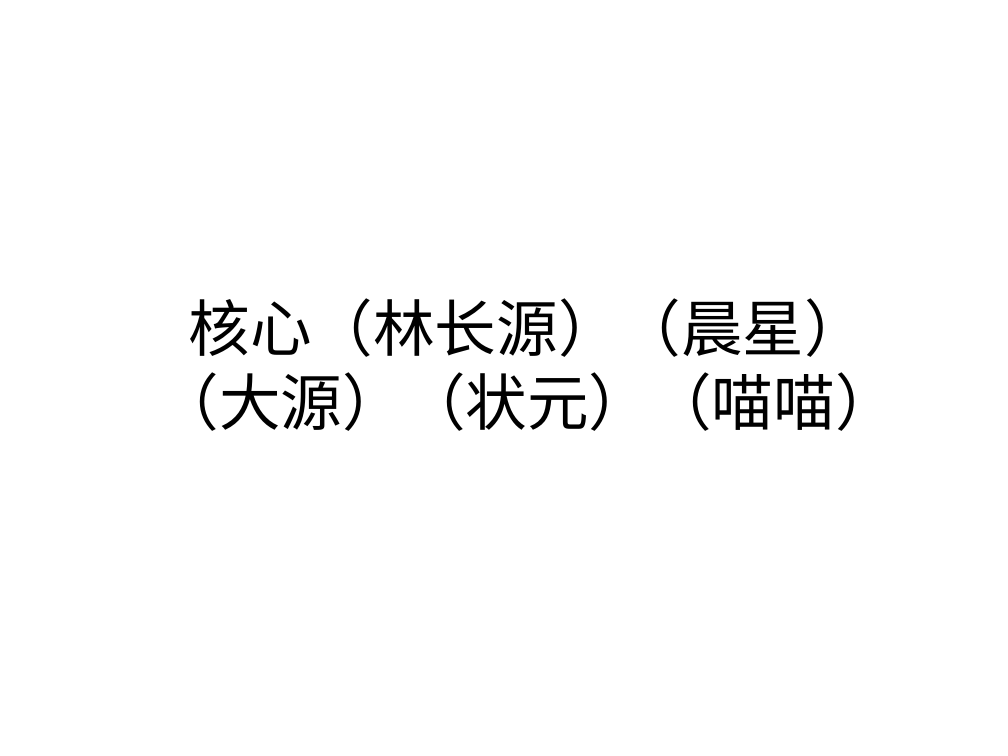
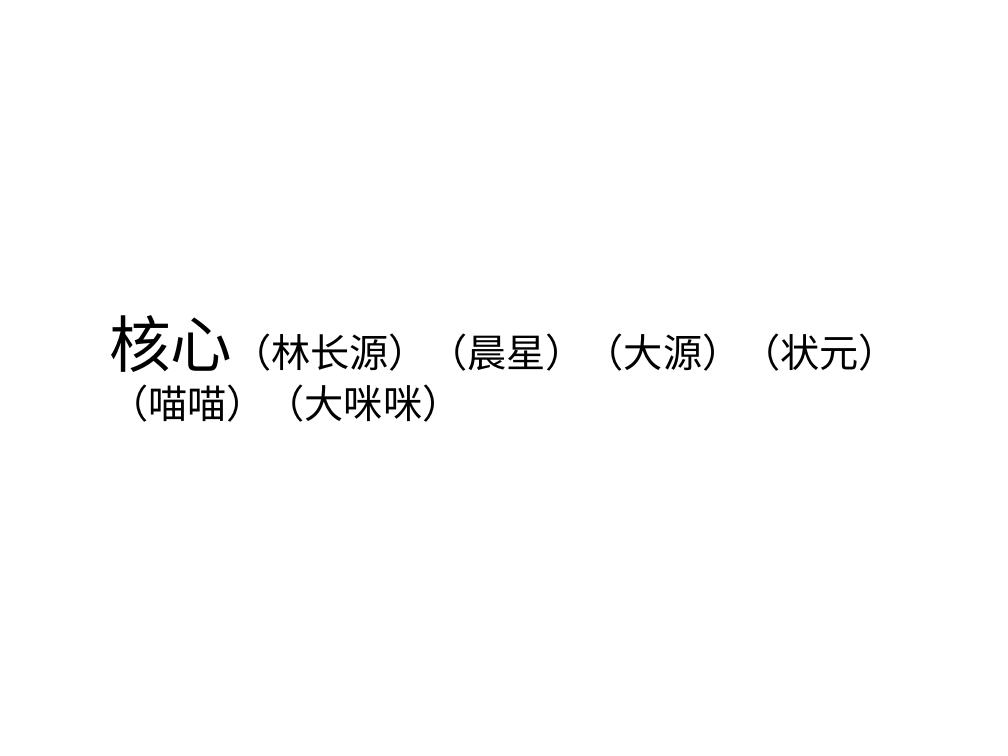
Before and after one commit to 306808700/hcs, a slide deck: slide 1 of 1.0/guide/HCS 基于chrome的命令行的编辑工具.ppt. Drawn at 1008x756 pixels with LibreOffice and Linux fonts; fonts in the diff are those of the drawing. Boxes give left, top, right and bottom in pixels: in the first picture for what was removed or moved away, otherwise in the second. Text is boxed around its words. In the diff, an @@ line names an element or a change of style, - is before the commit and + after.

```diff
--- a/1.0/guide/HCS 基于chrome的命令行的编辑工具.ppt
+++ b/1.0/guide/HCS 基于chrome的命令行的编辑工具.ppt
@@ title at bbox=[109, 315, 897, 422]: text changed; size 44 to 28 pt @@
-核心（林长源）（晨星）
-（大源）（状元）（喵喵）
+核心（林长源）（晨星）（大源）（状元）（喵喵）（大咪咪）
```
Also in this commit, not shown: 1 other slide changed, 22 other files.
